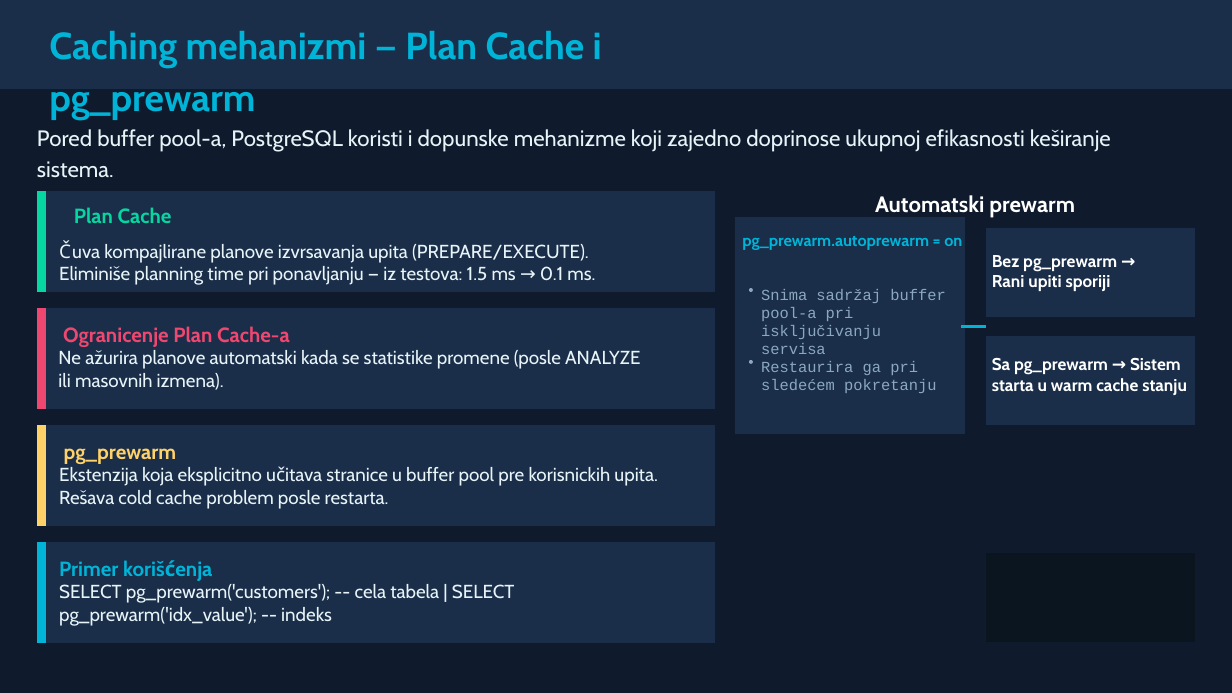
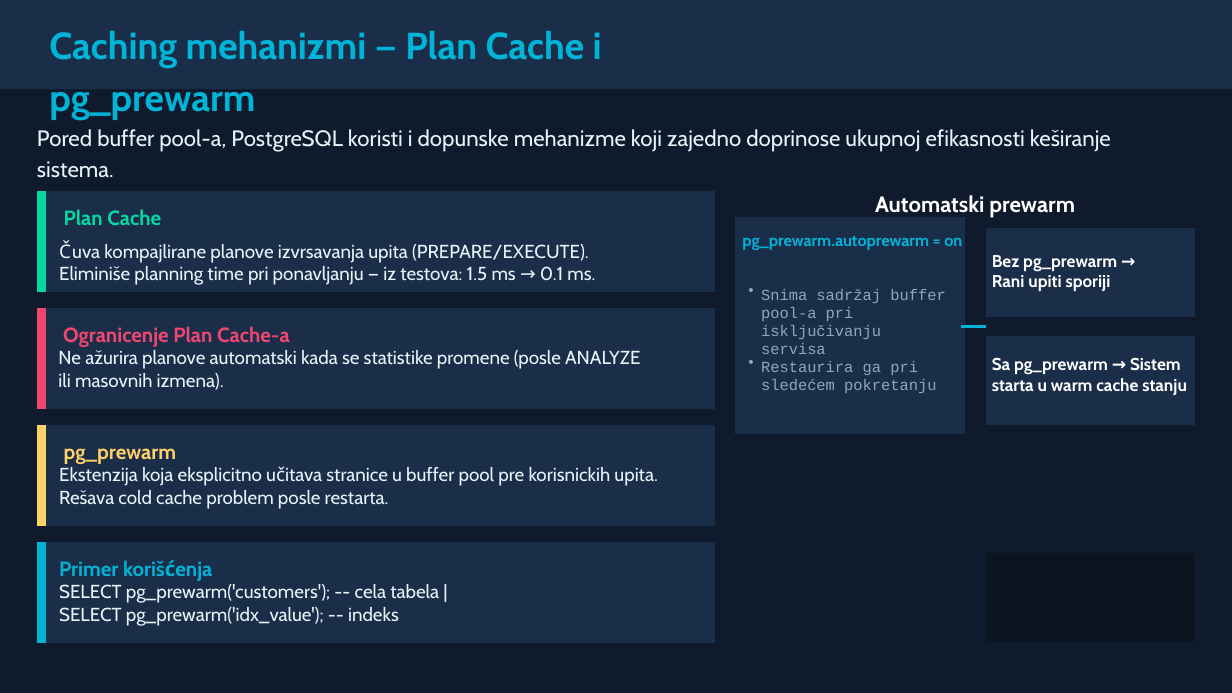
Before and after one commit to adamovickaca/SZUBP, a slide deck: slide 9 of szubp_prezentacija_prvi_deo.pptx. Drawn at 1232x693 pixels with LibreOffice and Linux fonts; fonts in the diff are those of the drawing. Boxes give left, top, right and bottom in pixels: in the first picture for what was removed or moved away, otherwise in the second. Text is boxed around its words. In the diff, an @@ line names an element or a change of style, - is before the commit and + after.

```diff
--- a/szubp_prezentacija_prvi_deo.pptx
+++ b/szubp_prezentacija_prvi_deo.pptx
@@ text "Plan Cache": place and size @@
-text "Plan Cache" at box(74, 207, 172, 224)
+text "Plan Cache" at box(64, 209, 161, 226)
@@ text at box(59, 584, 439, 626): text changed @@
-SELECT pg_prewarm('customers'); -- cela tabela | SELECT pg_prewarm('idx_value'); -- indeks
+SELECT pg_prewarm('customers'); -- cela tabela |
+SELECT pg_prewarm('idx_value'); -- indeks
```
Also in this commit, not shown: 10 other slides changed, 1 other file.
